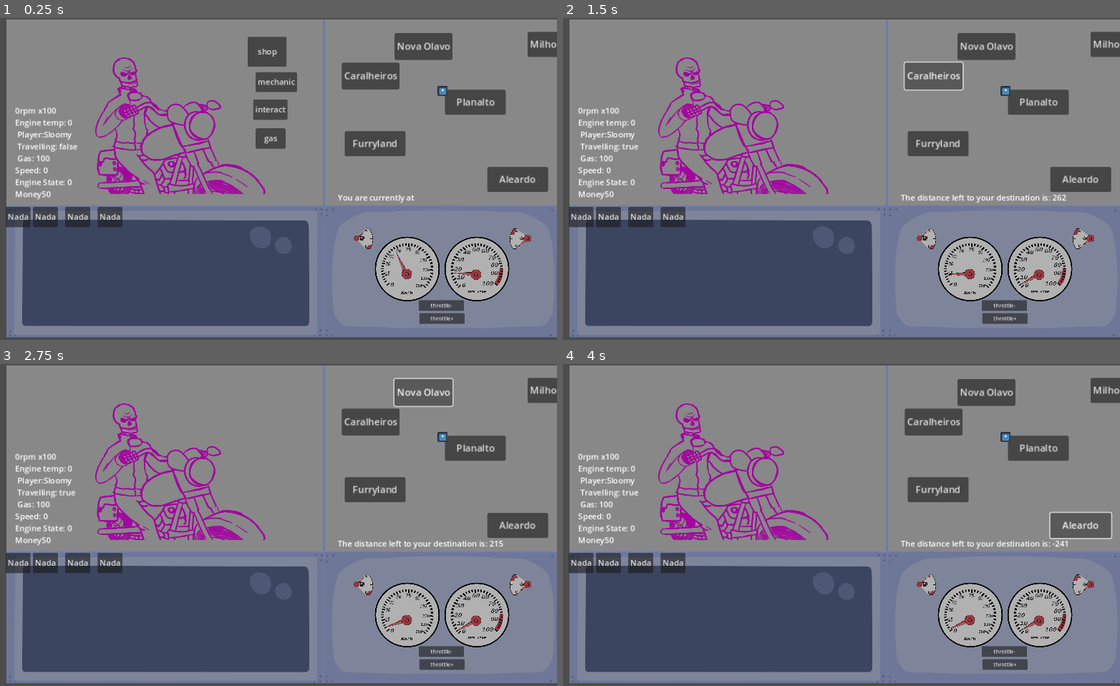
Above: before the commit, frames 1-4 (two rows, left to right).
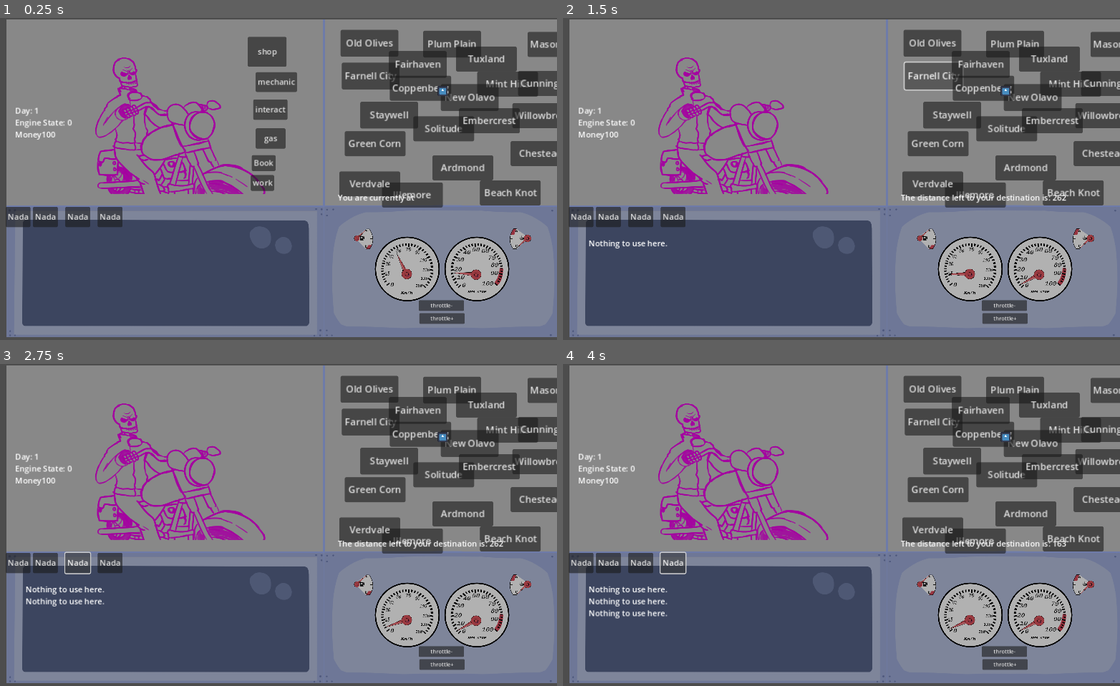
Above: after the commit, the same moments.

Repository: sloomy-chan/road-trip
Game: Godot game, scene res://Cenas/main.tscn
Two runs of this game, one before a commit and one after it. Both use one fixed random seed, a clock stepped at 60 frames per second and the inputs below. The engine's default icon, where the game draws it, is replaced by a stand-in: a white triangle on a blue panel in a dark square.
Inputs (mouse positions are in pixels of both pictures, inside the frame that each line leads up to):
- Up to frame 1 (0.25 s): no input
- Up to frame 2 (1.5 s): click "Caralheiros" (after the commit: "Nada") at 0.5 s; click (936, 75) at 1.25 s, where only the run after the commit has a clickable "Farnell City"
- Up to frame 3 (2.75 s): click "Nova Olavo" (after the commit: "Nada") at 2 s
- Up to frame 4 (4 s): click (1014, 389) at 2.75 s, where only the run after the commit has a clickable "Plum Plain"; click "Aleardo" (after the commit: "Nada") at 3.5 s

The runs differ from the first frame. In frame 1, 13% of the frame differs, in the area x 2-100%, y 3-59%; in frame 2, 12%; in frame 3, 13%; in frame 4, 13%, in the area x 2-100%, y 3-80%.

Commit message:
Preciso refatorar de novo o código do mapa. Quebrou com expansão.

Diff:
--- a/Cenas/book.tscn
+++ b/Cenas/book.tscn
@@ -1,6 +1,87 @@
-[gd_scene load_steps=2 format=3 uid="uid://cl8ee18xqfatn"]
+[gd_scene load_steps=3 format=3 uid="uid://cl8ee18xqfatn"]
 
 [ext_resource type="Script" path="res://Scripts/Scripts do jogador/book.gd" id="1_82vla"]
+[ext_resource type="Texture2D" uid="uid://dkcl1l6p6x7uk" path="res://sprites/icon.svg" id="2_isggl"]
 
 [node name="book" type="Node2D"]
 script = ExtResource("1_82vla")
+
+[node name="10" type="Sprite2D" parent="." groups=["card"]]
+position = Vector2(598, 263)
+texture = ExtResource("2_isggl")
+
+[node name="9" type="Sprite2D" parent="." groups=["card"]]
+position = Vector2(430, 260)
+texture = ExtResource("2_isggl")
+
+[node name="8" type="Sprite2D" parent="." groups=["card"]]
+position = Vector2(269, 257)
+texture = ExtResource("2_isggl")
+
+[node name="7" type="Sprite2D" parent="." groups=["card"]]
+position = Vector2(112, 264)
+texture = ExtResource("2_isggl")
+
+[node name="6" type="Sprite2D" parent="." groups=["card"]]
+position = Vector2(944, 105)
+texture = ExtResource("2_isggl")
+
+[node name="5" type="Sprite2D" parent="." groups=["card"]]
+position = Vector2(596, 105)
+texture = ExtResource("2_isggl")
+
+[node name="4" type="Sprite2D" parent="." groups=["card"]]
+position = Vector2(770, 104)
+texture = ExtResource("2_isggl")
+
+[node name="3" type="Sprite2D" parent="." groups=["card"]]
+position = Vector2(429, 102)
+texture = ExtResource("2_isggl")
+
+[node name="2" type="Sprite2D" parent="." groups=["card"]]
+position = Vector2(266, 103)
+texture = ExtResource("2_isggl")
+
+[node name="1" type="Sprite2D" parent="." groups=["card"]]
+position = Vector2(110, 100)
+texture = ExtResource("2_isggl")
+
+[node name="11" type="Sprite2D" parent="." groups=["card"]]
+position = Vector2(954, 260)
+texture = ExtResource("2_isggl")
+
+[node name="12" type="Sprite2D" parent="." groups=["card"]]
+position = Vector2(948, 417)
+texture = ExtResource("2_isggl")
+
+[node name="13" type="Sprite2D" parent="." groups=["card"]]
+position = Vector2(269, 570)
+texture = ExtResource("2_isggl")
+
+[node name="14" type="Sprite2D" parent="." groups=["card"]]
+position = Vector2(112, 577)
+texture = ExtResource("2_isggl")
+
+[node name="15" type="Sprite2D" parent="." groups=["card"]]
+position = Vector2(770, 262)
+texture = ExtResource("2_isggl")
+
+[node name="16" type="Sprite2D" parent="." groups=["card"]]
+position = Vector2(596, 418)
+texture = ExtResource("2_isggl")
+
+[node name="17" type="Sprite2D" parent="." groups=["card"]]
+position = Vector2(770, 417)
+texture = ExtResource("2_isggl")
+
+[node name="18" type="Sprite2D" parent="." groups=["card"]]
+position = Vector2(429, 415)
+texture = ExtResource("2_isggl")
+
+[node name="19" type="Sprite2D" parent="." groups=["card"]]
+position = Vector2(266, 416)
+texture = ExtResource("2_isggl")
+
+[node name="20" type="Sprite2D" parent="." groups=["card"]]
+position = Vector2(110, 413)
+texture = ExtResource("2_isggl")
--- a/Cenas/city.tscn
+++ b/Cenas/city.tscn
@@ -88,6 +88,24 @@
 script = ExtResource("2_kmlhq")
 buttonType = 4
 
+[node name="book" type="Button" parent="."]
+offset_left = 335.0
+offset_top = 309.0
+offset_right = 343.0
+offset_bottom = 317.0
+text = "Book"
+script = ExtResource("2_kmlhq")
+buttonType = 5
+
+[node name="work" type="Button" parent="."]
+offset_left = 333.0
+offset_top = 349.0
+offset_right = 380.0
+offset_bottom = 380.0
+text = "work"
+script = ExtResource("2_kmlhq")
+buttonType = 6
+
 [connection signal="pressed" from="shop/1" to="shop/1" method="_on_pressed"]
 [connection signal="pressed" from="shop/2" to="shop/2" method="_on_pressed"]
 [connection signal="pressed" from="shop/3" to="shop/3" method="_on_pressed"]
--- a/Cenas/main.tscn
+++ b/Cenas/main.tscn
@@ -94,4 +94,6 @@
 texture = ExtResource("8_0fdb8")
 
 [node name="book" parent="." instance=ExtResource("10_41073")]
-position = Vector2(183, 71)
+z_index = 6
+position = Vector2(206, 68)
+scale = Vector2(0.735, 0.735)
--- a/Cenas/map.tscn
+++ b/Cenas/map.tscn
@@ -4,68 +4,229 @@
 
 [node name="map" type="Node2D"]
 
-[node name="1" type="Button" parent="." groups=["place"]]
+[node name="Mason County" type="Button" parent="." groups=["place"]]
 offset_left = 1033.0
 offset_top = 25.0
 offset_right = 1135.0
 offset_bottom = 67.0
-text = "Milho Verde"
-script = ExtResource("1_xgyyd")
-places_connected = [NodePath("../3"), NodePath("../6")]
-cityName = "Milho verde"
-metadata/_edit_use_anchors_ = true
-
-[node name="2" type="Button" parent="." groups=["place"]]
+text = "Mason County
+"
+script = ExtResource("1_xgyyd")
+places_connected = [NodePath("../Cunningherd City"), NodePath("../Mint Hills"), NodePath("../Tuxland")]
+cityName = "Mason County"
+metadata/_edit_use_anchors_ = true
+
+[node name="Farnell City" type="Button" parent="." groups=["place"]]
 offset_left = 410.0
 offset_top = 128.0
 offset_right = 507.0
 offset_bottom = 173.0
-text = "Caralheiros"
-script = ExtResource("1_xgyyd")
-places_connected = [NodePath("../3"), NodePath("../1")]
-cityName = "Caralheiros"
-metadata/_edit_use_anchors_ = true
-
-[node name="3" type="Button" parent="." groups=["place"]]
-offset_left = 587.0
-offset_top = 29.0
-offset_right = 684.0
-offset_bottom = 74.0
-text = "Nova Olavo"
-script = ExtResource("1_xgyyd")
-places_connected = [NodePath("../2"), NodePath("../1")]
-cityName = "Nova Olavo"
-metadata/_edit_use_anchors_ = true
-
-[node name="4" type="Button" parent="." groups=["place"]]
-offset_left = 898.0
-offset_top = 478.0
-offset_right = 1000.0
-offset_bottom = 520.0
-text = "Aleardo"
-script = ExtResource("1_xgyyd")
-places_connected = [NodePath("../6")]
-cityName = "Milho verde"
-metadata/_edit_use_anchors_ = true
-
-[node name="5" type="Button" parent="." groups=["place"]]
+text = "Farnell City
+"
+script = ExtResource("1_xgyyd")
+places_connected = [NodePath("../Old Olives"), NodePath("../Fairhaven"), NodePath("../Coppenberg"), NodePath("../Staywell")]
+cityName = "Farnell City"
+metadata/_edit_use_anchors_ = true
+
+[node name="Plum Plain" type="Button" parent="." groups=["place"]]
+offset_left = 683.0
+offset_top = 21.0
+offset_right = 780.0
+offset_bottom = 66.0
+text = "Plum Plain
+"
+script = ExtResource("1_xgyyd")
+places_connected = [NodePath("../Tuxland"), NodePath("../Fairhaven")]
+cityName = "Plum Plain"
+metadata/_edit_use_anchors_ = true
+
+[node name="Beach Knot" type="Button" parent="." groups=["place"]]
+offset_left = 873.0
+offset_top = 523.0
+offset_right = 975.0
+offset_bottom = 565.0
+text = "Beach Knot"
+script = ExtResource("1_xgyyd")
+places_connected = [NodePath("../Chestead"), NodePath("../Ardmond"), NodePath("../Illemore")]
+cityName = "Beach Knot"
+metadata/_edit_use_anchors_ = true
+
+[node name="Green Corn" type="Button" parent="." groups=["place"]]
 offset_left = 420.0
 offset_top = 358.0
 offset_right = 522.0
 offset_bottom = 400.0
-text = "Furryland"
-script = ExtResource("1_xgyyd")
-places_connected = [NodePath("../6"), NodePath("../2")]
-cityName = "Milho verde"
-metadata/_edit_use_anchors_ = true
-
-[node name="6" type="Button" parent="." groups=["place"]]
-offset_left = 756.0
-offset_top = 219.0
-offset_right = 858.0
-offset_bottom = 261.0
-text = "Planalto"
-script = ExtResource("1_xgyyd")
-places_connected = [NodePath("../4"), NodePath("../5")]
-cityName = "Milho verde"
-metadata/_edit_use_anchors_ = true
+text = "Green Corn"
+script = ExtResource("1_xgyyd")
+places_connected = [NodePath("../Verdivale"), NodePath("../Staywell")]
+cityName = "Green Corn"
+metadata/_edit_use_anchors_ = true
+
+[node name="Mint Hills" type="Button" parent="." groups=["place"]]
+offset_left = 864.0
+offset_top = 158.0
+offset_right = 966.0
+offset_bottom = 200.0
+text = "Mint Hills"
+script = ExtResource("1_xgyyd")
+places_connected = [NodePath("../New Olavo"), NodePath("../Tuxland"), NodePath("../Cunningherd City")]
+cityName = "Mint Hills"
+metadata/_edit_use_anchors_ = true
+
+[node name="Solitude" type="Button" parent="." groups=["place"]]
+offset_left = 650.0
+offset_top = 308.0
+offset_right = 752.0
+offset_bottom = 350.0
+text = "Solitude"
+script = ExtResource("1_xgyyd")
+places_connected = [NodePath("../Staywell"), NodePath("../Green Corn"), NodePath("../New Olavo"), NodePath("../Embercrest")]
+cityName = "Solitude"
+metadata/_edit_use_anchors_ = true
+
+[node name="Tuxland" type="Button" parent="." groups=["place"]]
+offset_left = 793.0
+offset_top = 74.0
+offset_right = 895.0
+offset_bottom = 116.0
+text = "Tuxland
+"
+script = ExtResource("1_xgyyd")
+places_connected = [NodePath("../Plum Plain"), NodePath("../Mint Hills"), NodePath(".")]
+cityName = "Tuxland"
+metadata/_edit_use_anchors_ = true
+
+[node name="Staywell" type="Button" parent="." groups=["place"]]
+offset_left = 472.0
+offset_top = 259.0
+offset_right = 569.0
+offset_bottom = 304.0
+text = "Staywell"
+script = ExtResource("1_xgyyd")
+places_connected = [NodePath("../Solitude"), NodePath("../Green Corn"), NodePath("../Coppenberg"), NodePath("../Farnell City")]
+cityName = "Staywell"
+metadata/_edit_use_anchors_ = true
+
+[node name="Old Olives" type="Button" parent="." groups=["place"]]
+offset_left = 406.0
+offset_top = 18.0
+offset_right = 503.0
+offset_bottom = 63.0
+text = "Old Olives"
+script = ExtResource("1_xgyyd")
+places_connected = [NodePath("../Farnell City"), NodePath("../Fairhaven")]
+cityName = "Old Olives"
+metadata/_edit_use_anchors_ = true
+
+[node name="Illemore" type="Button" parent="." groups=["place"]]
+offset_left = 545.0
+offset_top = 530.0
+offset_right = 647.0
+offset_bottom = 572.0
+text = "Illemore"
+script = ExtResource("1_xgyyd")
+places_connected = [NodePath("../Ardmond"), NodePath("../Verdivale")]
+cityName = "Illemore"
+metadata/_edit_use_anchors_ = true
+
+[node name="Verdivale" type="Button" parent="." groups=["place"]]
+offset_left = 402.0
+offset_top = 493.0
+offset_right = 504.0
+offset_bottom = 535.0
+text = "Verdvale"
+script = ExtResource("1_xgyyd")
+places_connected = [NodePath("../Illemore"), NodePath("../Green Corn")]
+cityName = "Verdivale"
+metadata/_edit_use_anchors_ = true
+
+[node name="Ardmond" type="Button" parent="." groups=["place"]]
+offset_left = 714.0
+offset_top = 439.0
+offset_right = 816.0
+offset_bottom = 481.0
+text = "Ardmond"
+script = ExtResource("1_xgyyd")
+places_connected = [NodePath("../Beach Knot"), NodePath("../Illemore")]
+cityName = "Ardmond"
+metadata/_edit_use_anchors_ = true
+
+[node name="Cunningherd City" type="Button" parent="." groups=["place"]]
+offset_left = 1001.0
+offset_top = 156.0
+offset_right = 1103.0
+offset_bottom = 198.0
+text = "Cunningherd City"
+script = ExtResource("1_xgyyd")
+places_connected = [NodePath("../Willowbrook"), NodePath("../Mint Hills"), NodePath("../Mason County")]
+cityName = "Cunningherd City"
+metadata/_edit_use_anchors_ = true
+
+[node name="Willowbrook" type="Button" parent="." groups=["place"]]
+offset_left = 982.0
+offset_top = 264.0
+offset_right = 1084.0
+offset_bottom = 306.0
+text = "Willowbrook"
+script = ExtResource("1_xgyyd")
+places_connected = [NodePath("../Embercrest"), NodePath("../Chestead"), NodePath("../Cunningherd City")]
+cityName = "Willowbrook"
+metadata/_edit_use_anchors_ = true
+
+[node name="Fairhaven" type="Button" parent="." groups=["place"]]
+offset_left = 568.0
+offset_top = 89.0
+offset_right = 665.0
+offset_bottom = 134.0
+text = "Fairhaven
+"
+script = ExtResource("1_xgyyd")
+places_connected = [NodePath("../Farnell City"), NodePath("../Old Olives"), NodePath("../Plum Plain"), NodePath("../Coppenberg"), NodePath("../New Olavo")]
+cityName = "Fairhaven"
+metadata/_edit_use_anchors_ = true
+
+[node name="New Olavo" type="Button" parent="." groups=["place"]]
+offset_left = 742.0
+offset_top = 200.0
+offset_right = 839.0
+offset_bottom = 245.0
+text = "New Olavo
+"
+script = ExtResource("1_xgyyd")
+places_connected = [NodePath("../Embercrest"), NodePath("../Solitude"), NodePath("../Coppenberg"), NodePath("../Mint Hills"), NodePath("../Tuxland"), NodePath("../Fairhaven")]
+cityName = "New Olavo"
+metadata/_edit_use_anchors_ = true
+
+[node name="Chestead" type="Button" parent="." groups=["place"]]
+offset_left = 976.0
+offset_top = 391.0
+offset_right = 1078.0
+offset_bottom = 433.0
+text = "Chestead"
+script = ExtResource("1_xgyyd")
+places_connected = [NodePath("../Beach Knot"), NodePath("../Embercrest"), NodePath("../Willowbrook")]
+cityName = "Chestead"
+metadata/_edit_use_anchors_ = true
+
+[node name="Embercrest" type="Button" parent="." groups=["place"]]
+offset_left = 803.0
+offset_top = 281.0
+offset_right = 905.0
+offset_bottom = 323.0
+text = "Embercrest
+"
+script = ExtResource("1_xgyyd")
+places_connected = [NodePath("../Solitude"), NodePath("../Chestead"), NodePath("../New Olavo"), NodePath("../Mint Hills")]
+cityName = "Embercrest"
+metadata/_edit_use_anchors_ = true
+
+[node name="Coppenberg" type="Button" parent="." groups=["place"]]
+offset_left = 571.0
+offset_top = 172.0
+offset_right = 673.0
+offset_bottom = 214.0
+text = "Coppenberg"
+script = ExtResource("1_xgyyd")
+places_connected = [NodePath("../Farnell City"), NodePath("../Fairhaven"), NodePath("../Solitude"), NodePath("../Staywell"), NodePath("../New Olavo")]
+cityName = "Coppenberg"
+metadata/_edit_use_anchors_ = true
--- a/Scripts/Scripts do jogador/book.gd
+++ b/Scripts/Scripts do jogador/book.gd
@@ -2,6 +2,7 @@
 
 var postal_cards = []
 @onready var player = get_node("/root/main/PlayerManager")
+
 
 func _ready() -> void:
 	var map = get_node("/root/main/map").get_tree()
@@ -10,12 +11,22 @@
 	print(str(postal_cards))
 	print(str(size))
 
+func _process(_delta: float) -> void:
+	var sprites = self.get_children()
+	#TODO: Isso aqui não funciona no momento- os nodes de sprite do book ainda ficam invisíveis.
+	for a in sprites:
+		for i in postal_cards:
+			if i == null:
+					a.visible = false
+			else:
+					a.visible = true
+
 func _add_card():
 	for cards in postal_cards:
 		if postal_cards.has(player.place.cityName):
 			return
 		else:
 			postal_cards.insert(0,str(player.place.cityName))
-			var card_node: Button
+			#var card_node: Button
 			#add_child(card_node)
 			print(postal_cards)
--- a/Scripts/Scripts do jogador/player_manager.gd
+++ b/Scripts/Scripts do jogador/player_manager.gd
@@ -11,7 +11,10 @@
 var B1: float
 var startPos: Vector2
 
+var speed_limit_modifier = 0
+var heat_mod = 1
 #variáveis básicas
+var day_counter: int
 var money: int
 @export var playerName = ""
 var speed = 0
@@ -20,7 +23,6 @@
 var engRpm = 0
 var isTravel = false
 var mod: float #É o modificador de consumo de combustível
-var smod: float
 var pl_pos: Vector2
 var nextPos: Vector2
 #timer se refere à distância de um lugar a outro
@@ -33,8 +35,9 @@
 var temp_mod = 0
 
 func _ready() -> void:
+	day_counter += 1
 	pl_pos = self.global_position
-	money += 50
+	money += 100
 
 func _process(delta: float) -> void:
 	#Configura o texto das caixas de texto.
@@ -42,7 +45,7 @@
 		ctyName.set_text(str("\nYou are currently at ", city.currCity_name))
 	else:
 		ctyName.set_text(str("\nThe distance left to your destination is: ", A1 - B1))
-	stats.set_text(str(engRpm, "rpm x100", "\nEngine temp: ",snappedf(temp, 0.1), "\n Player:", playerName,"\n Travelling: ", isTravel, "\n Gas: ", snappedf(bikeGas, 0.1), "\nSpeed: ", snappedf(speed, 1), "\nEngine State: ", snappedf(eng_state, 1), "\nMoney", money))
+	stats.set_text(str("Day: ", day_counter, "\nEngine State: ", snappedf(eng_state, 1), "\nMoney", money))
 	#Funções que rodam em todo frame
 	_eng_durability(delta)
 	_dist_change(delta)
@@ -56,7 +59,6 @@
 	if isTravel == false:
 		engRpm = 0
 		mod = 0
-		smod = 0
 		event_timer = 10
 
 
@@ -65,7 +67,7 @@
 		event_timer -= 1 * delta
 	if isTravel == true && event_timer < 0:
 		event_timer += 10
-		eventNmbr = randi_range(0,5)
+		eventNmbr = randi_range(0,9)
 		_event_generator()
 
 
@@ -95,6 +97,7 @@
 		isTravel = false
 		book._add_card()
 		place._get_places()
+		day_counter += 1
 
 
 func _gas(delta):
@@ -109,17 +112,17 @@
 			else:
 				pass
 
-	speed_limit = engRpm + ((engRpm * 0.30) + smod) - temp_mod
+	speed_limit = engRpm + ((engRpm * 0.30)) + speed_limit_modifier
 
 	if speed < speed_limit && engRpm > 0:
-		speed += (2 * (engRpm * 0.07) + smod) * delta
+		speed += (2 * (engRpm * 0.07)) * delta
 	else: if speed > 0:
 		speed -= (3 + (engRpm *.03)) * delta
 
 func _eng_temp(delta):
-		if engRpm > 0 && temp != 15:
-			temp += (0.87 * (engRpm * 0.013) - speed * 0.007) * delta
-		if engRpm == 0 && temp > 0:
+		if engRpm > 0 && temp <= 15:
+			temp += (0.87 * (engRpm * 0.013) - speed * 0.007) * heat_mod * delta
+		if engRpm == 0 && temp > 0 :
 			temp -= 0.1 * delta
 
 
@@ -135,20 +138,26 @@
 	match eventNmbr:
 		0:
 			mess.add_text(str("\nThe view is beautiful."))
-			smod = 0
 		1:
 			mess.add_text(str("\nYou can feel the wind in your clothes"))
-			smod = 0
 		2:
-			mess.add_text(str("\nHey :)"))
-			smod = 0
+			mess.add_text(str("\nThe roar of your engine calms your mind. You're excited to arrive at your destination."))
 		3:
-			mess.add_text(str("\nYou're currently going up a hill."))
-			if engRpm > 0 && speed_limit > 5:
-				temp_mod += 8
+			mess.add_text(str("\nYou're currently going up a hill. Your bike might struggle."))
+			speed_limit_modifier -= 15
 		4:
-			mess.add_text(str("\nYour bike seems happy."))
-			smod = 0
+			mess.add_text(str("\nThe road seems to be pretty good."))
 		5:
-			mess.add_text(str("\nYou're currently downhill."))
-			smod = 10
+			mess.add_text(str("\nYou're currently going downhill. You can ease off the throttle."))
+			speed_limit_modifier += 9
+		6:
+			mess.add_text(str("\nThe roads seem pretty bad. You should probably slow down."))
+			speed_limit_modifier -= 10
+		7:
+			mess.add_text(str("\nThe sun seems pretty hot. You engine might overheat faster."))
+			heat_mod = 2
+		8:
+			mess.add_text(str("\nIt's raining. You engine will take longer to overheat."))
+			heat_mod = 0.4
+		9:
+			mess.add_text(str("\nYou think about where you are in your life. You should be proud of yourself, even if you're tired."))
--- a/Scripts/Scripts do mapa/city_interact.gd
+++ b/Scripts/Scripts do mapa/city_interact.gd
@@ -2,6 +2,7 @@
 @onready var cityButton = self
 var man
 @export var buttonType = 0
+var has_worked = false
 
 func _ready() -> void:
 	man = self.get_parent()
@@ -21,16 +22,26 @@
 			man.player.mess.add_text(str("\nThis is the city of ", man.currCity_name))
 			print("city")
 		3:
-			if man.player.money > 40:
+			if man.player.money >= 40 && man.player.eng_state > 0:
 				man.player.mess.add_text(str("\nA mechanic fixed your bike."))
 				man.player.eng_state = 0
 				man.player.temp = 0
-			else:
-				man.player.mess.add_text("\nYou don't have enough money.")
+				man.player.money -= 40
+
+			if man.player.money >= 40 && man.player.eng_state == 0:
+				man.player.mess.add_text("\nYour bike looks damn fine.")
 		4:
-			man.player.mess.add_text(str("\nYou refueled your bike."))
-			print("gas")
-			man.player.bikeGas += 100-man.player.bikeGas
+			if man.player.money >= 60 && man.player.bikeGas < 100:
+				man.player.mess.add_text(str("\nYou refueled your bike."))
+				print("gas")
+				man.player.bikeGas += 100-man.player.bikeGas
+
+			if man.player.money >= 60 && man.player.bikeGas == 100:
+				man.player.mess.add_text(str("\nYour tank is already full."))
+		5:
+			_open_book()
+		6:
+			_work()
 
 func _open_shop():
 	var items = get_children()
@@ -40,3 +51,20 @@
 				i.visible = false
 			else:
 				i.visible = true
+
+func _open_book():
+	var book = get_node("/root/main/book")
+	if book.visible == false:
+		book.visible = true
+	else:
+		book.visible = false
+	print(book.is_visible())
+
+func _work():
+	if has_worked == false:
+		man.player.money += 50
+		man.player.day_counter += 1
+		man.player.mess.add_text("\nYou worked a part-time job and rested on a nearby inn.")
+		has_worked = true
+	else:
+		man.player.mess.add_text("\nYou've already worked here. It's time to move on.")
--- a/Scripts/Scripts do mapa/map_item.gd
+++ b/Scripts/Scripts do mapa/map_item.gd
@@ -32,19 +32,14 @@
 		player.city.nextCity_name = cityName
 		player.place = self
 	else:
-		player.mess.add_text("There's no roads connecting this city.")
+		player.mess.add_text("\nYou can't go there right now.")
 
 func _get_places():
 	for items in places_connected:
-		for map in map_list:
+		for maps in map_list:
 			var itemNode = get_node(items)
-			if map == itemNode:
-				map.isConnected = true
+			if maps == itemNode:
+				maps.isConnected = true
 			else:
-				map.isConnected = false
-
-func _draw() -> void:
-	if isConnected == true:
-		for i in places_connected:
-			var mapNode = get_node(i)
-			draw_line(self.global_position, mapNode.global_position, Color.BLACK, 3)
+				maps.isConnected = false
+		print(map_list)
Not shown, added: ride away.sh
Not shown, added: ride away.x86_64
